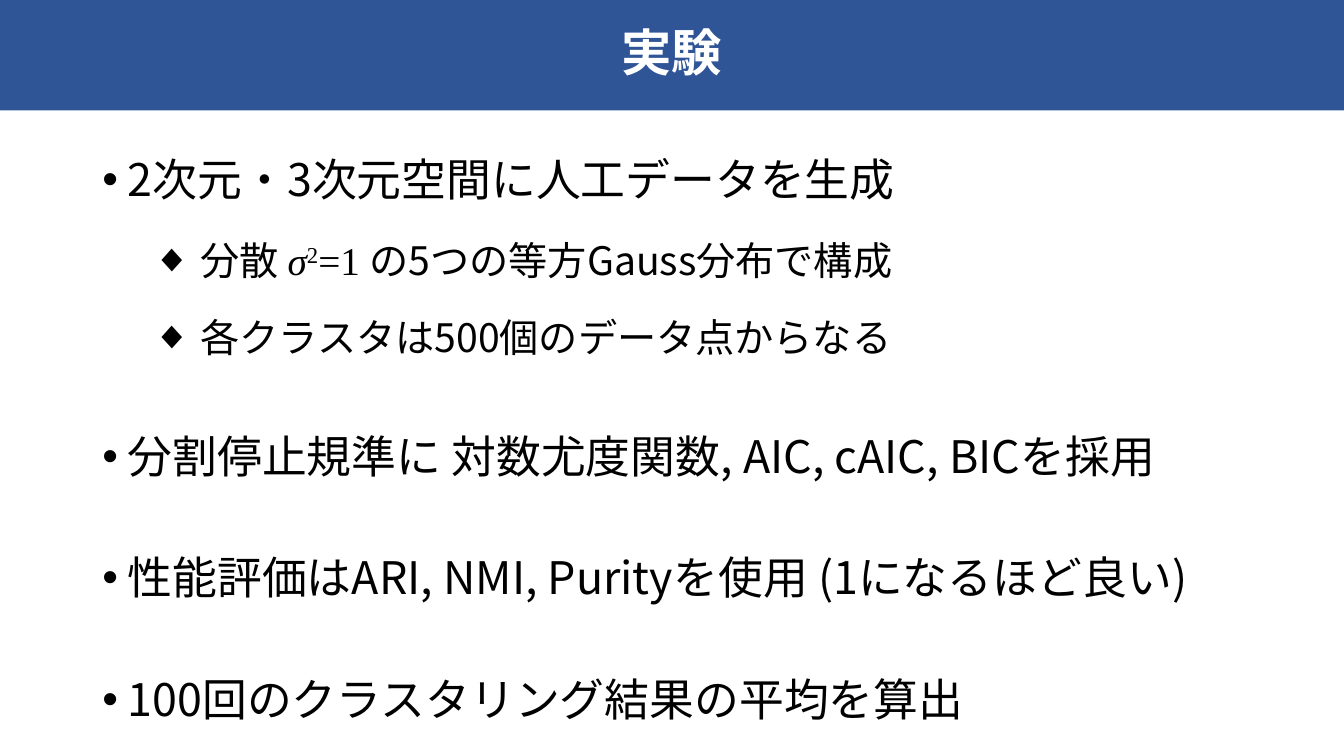
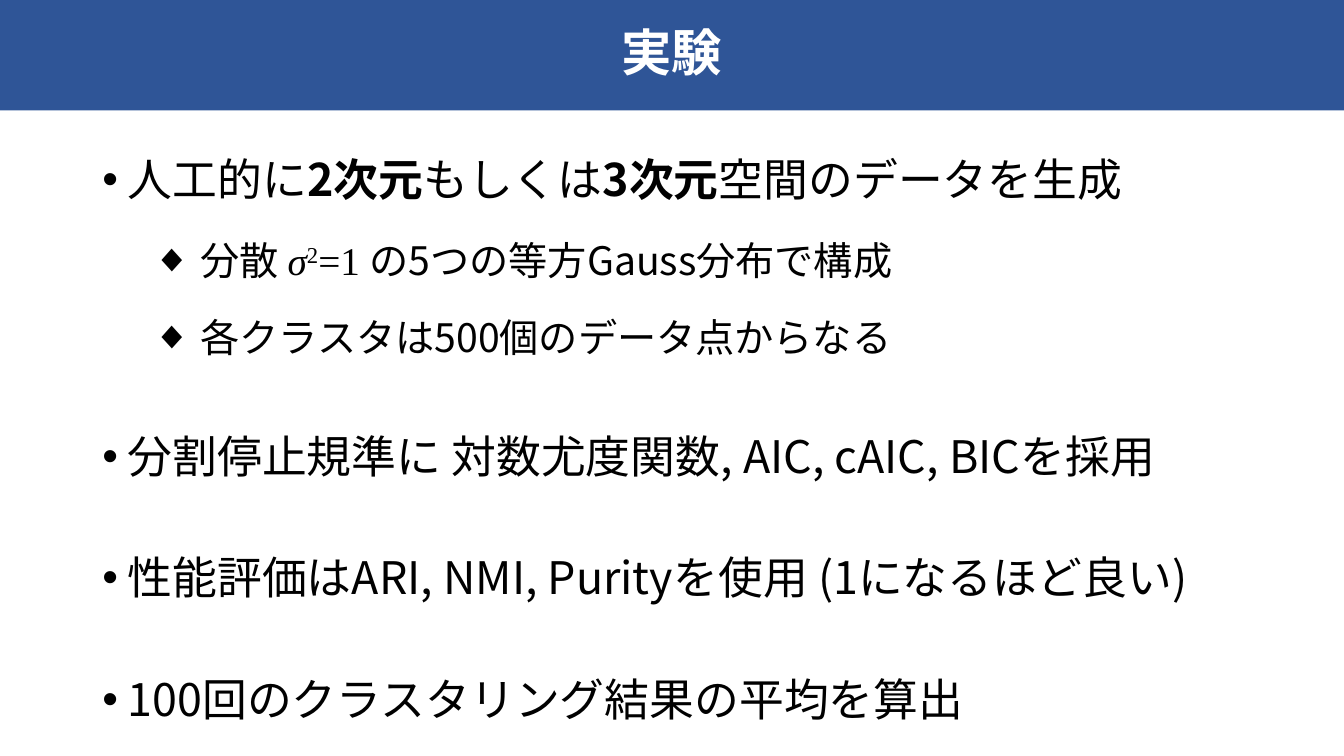
Before and after one commit to raryosu/graduation-research, a slide deck: slide 10 of docs/interim-presen/interim_hagihara.pptx. Drawn at 1344x756 pixels with LibreOffice and Linux fonts; fonts in the diff are those of the drawing. Boxes give left, top, right and bottom in pixels: in the first picture for what was removed or moved away, otherwise in the second. Text is boxed around its words. In the diff, an @@ line names an element or a change of style, - is before the commit and + after.

```diff
--- a/docs/interim-presen/interim_hagihara.pptx
+++ b/docs/interim-presen/interim_hagihara.pptx
@@ text at (x1=128, y1=158, x2=1123, y2=200): text changed @@
-• 2次元・3次元空間に人工データを生成
+• 人工的に2次元もしくは3次元空間のデータを生成
```
Also in this commit, not shown: 10 other slides changed.
